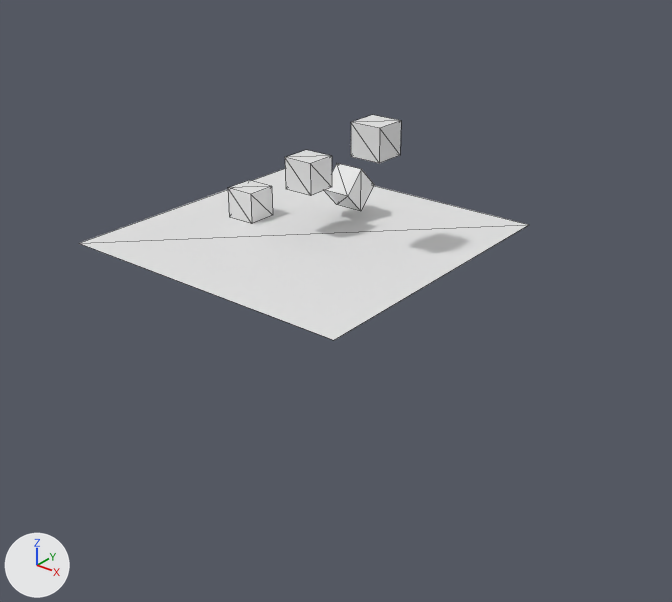
The glTF model assets/scene2.gltf as it was, and as the next commit left it.
One viewpoint serves both versions: a 50 mm lens placed at (17.65, -20.73, 10.84), pointed at (1.06, 0.01, -2.02). The lights are fixed; the arrows at lower left show +X, +Y and +Z. The older version comes first. Mesh edges are drawn as thin lines. Where no turn or scale is listed for an object, it has been applied to the vertices.

The scene before the commit, as lines of its bpy script (objects in view):
```python
mat_material_003 = principled_material('Material.003')
mat_material_003.base_color = (0.8, 0.8, 0.8)  # white #e7e7e7
me_cube_001 = bpy.data.meshes.new('Cube.001')
me_cube_001.from_pydata(...)  # a box spanning x -0.5..0.5, y -0.5..0.5, z -0.5..0.5
me_cube_001.materials.append(mat_material_001)  # white #e7e7e7
me_cube_002 = bpy.data.meshes.new('Cube.002')
me_cube_002.from_pydata(...)  # a box spanning x -0.5..0.5, y -0.5..0.5, z -0.5..0.5
me_cube_002.materials.append(mat_material_002)  # white #e7e7e7
me_cube_003 = bpy.data.meshes.new('Cube.003')
me_cube_003.from_pydata(...)  # 8 vertices, 12 faces; spans x -0.5..0.5, y -0.707..0.707, z -0.707..0.707
me_cube_003.materials.append(mat_material_003)  # white #e7e7e7
ob_cube_001 = bpy.data.objects.new('Cube.001', me_cube_001)
ob_cube_001.location = (-2.5, 0.0, 0.5)
ob_cube_002 = bpy.data.objects.new('Cube.002', me_cube_002)
ob_cube_002.location = (2.5, 0.0, 3.5)
ob_cube_003 = bpy.data.objects.new('Cube.003', me_cube_003)
ob_cube_003.location = (0.0, 2.0, 1.0)
# also in view: 'Cube' at (0.0, 0.0, 2.0); 'Plane' at (0.0, 0.0, 0.0)
```
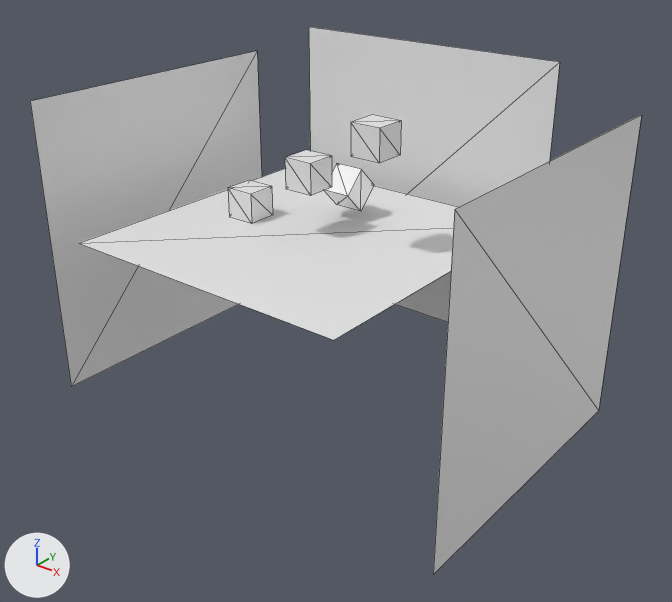
The change, as a list of edits to the scene's bpy script:
```text
Change mat_material_003:
    mat_material_003.metallic: 0.0 -> 1.0
Add me_plane_003:
    me_plane_003.from_pydata([(0.0, 5.0, 5.0), (0.0, -5.0, 5.0), (0.0, 5.0, -5.0), (0.0, -5.0, -5.0)], [], [(0, 1, 3), (0, 3, 2)])
Add me_plane_002:
    me_plane_002.from_pydata([(0.0, -5.0, 5.0), (0.0, 5.0, 5.0), (0.0, -5.0, -5.0), (0.0, 5.0, -5.0)], [], [(0, 1, 3), (0, 3, 2)])
Add me_plane_001:
    me_plane_001.from_pydata([(5.0, 0.0, 5.0), (-5.0, 0.0, 5.0), (5.0, 0.0, -5.0), (-5.0, 0.0, -5.0)], [], [(0, 1, 3), (0, 3, 2)])
Add ob_plane_003:
    ob_plane_003 = bpy.data.objects.new('Plane.003', me_plane_003)
    ob_plane_003.location = (-7.0, 0.34, -1.0)
Add ob_plane_002:
    ob_plane_002 = bpy.data.objects.new('Plane.002', me_plane_002)
    ob_plane_002.location = (8.0, 0.34, -1.0)
Add ob_plane_001:
    ob_plane_001 = bpy.data.objects.new('Plane.001', me_plane_001)
    ob_plane_001.location = (0.0, 6.0, 0.0)
```

Where the change shows, as pixel boxes (x1, y1, x2, y2) in the pictures (672 x 602 px):
'Plane.002', added
    after: (433, 114, 642, 575)
'Plane.003', added
    after: (30, 51, 262, 387)
'Plane.001', added
    after: (309, 27, 560, 322)
'Cube.003', surface changed
    both: (326, 163, 374, 210)
